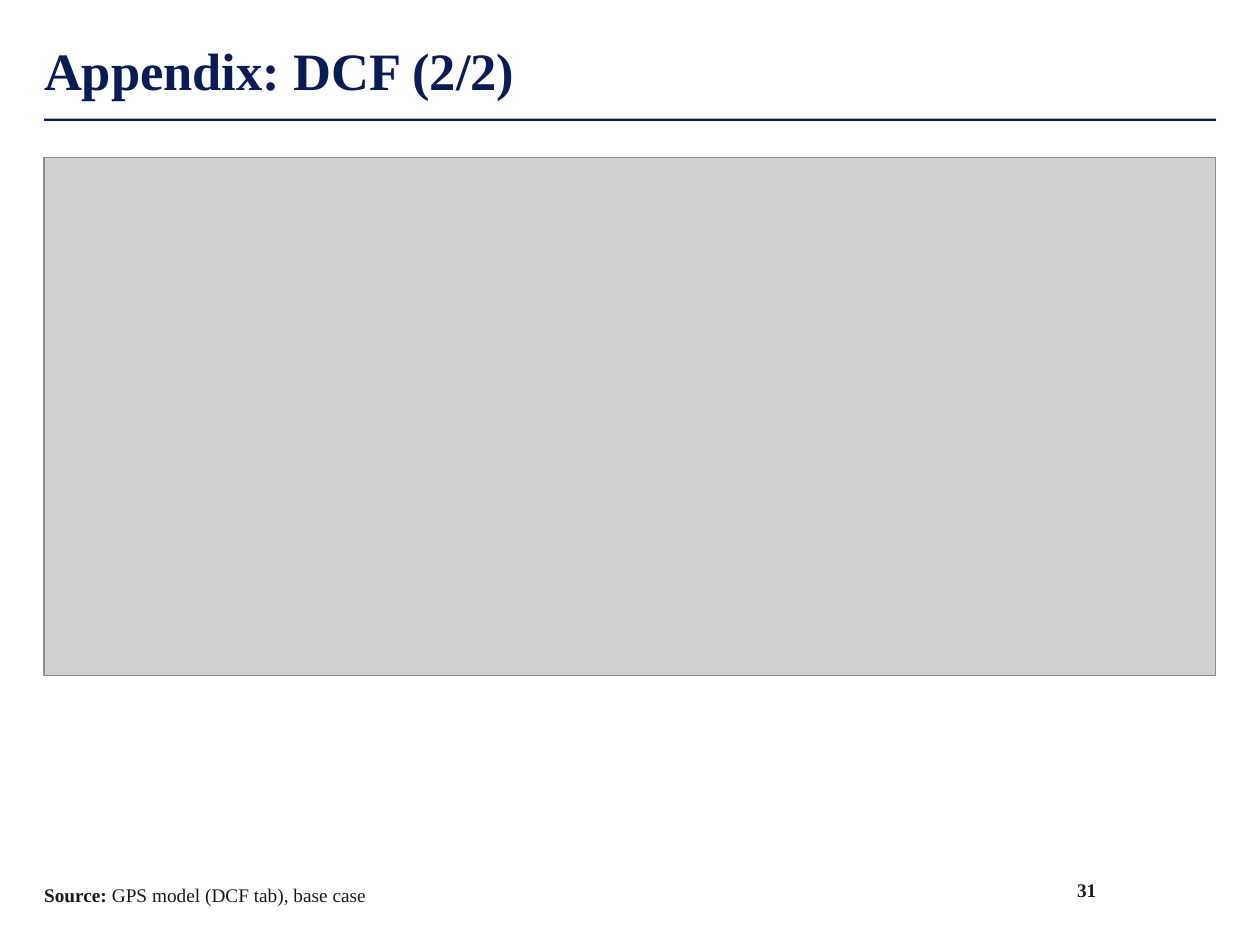
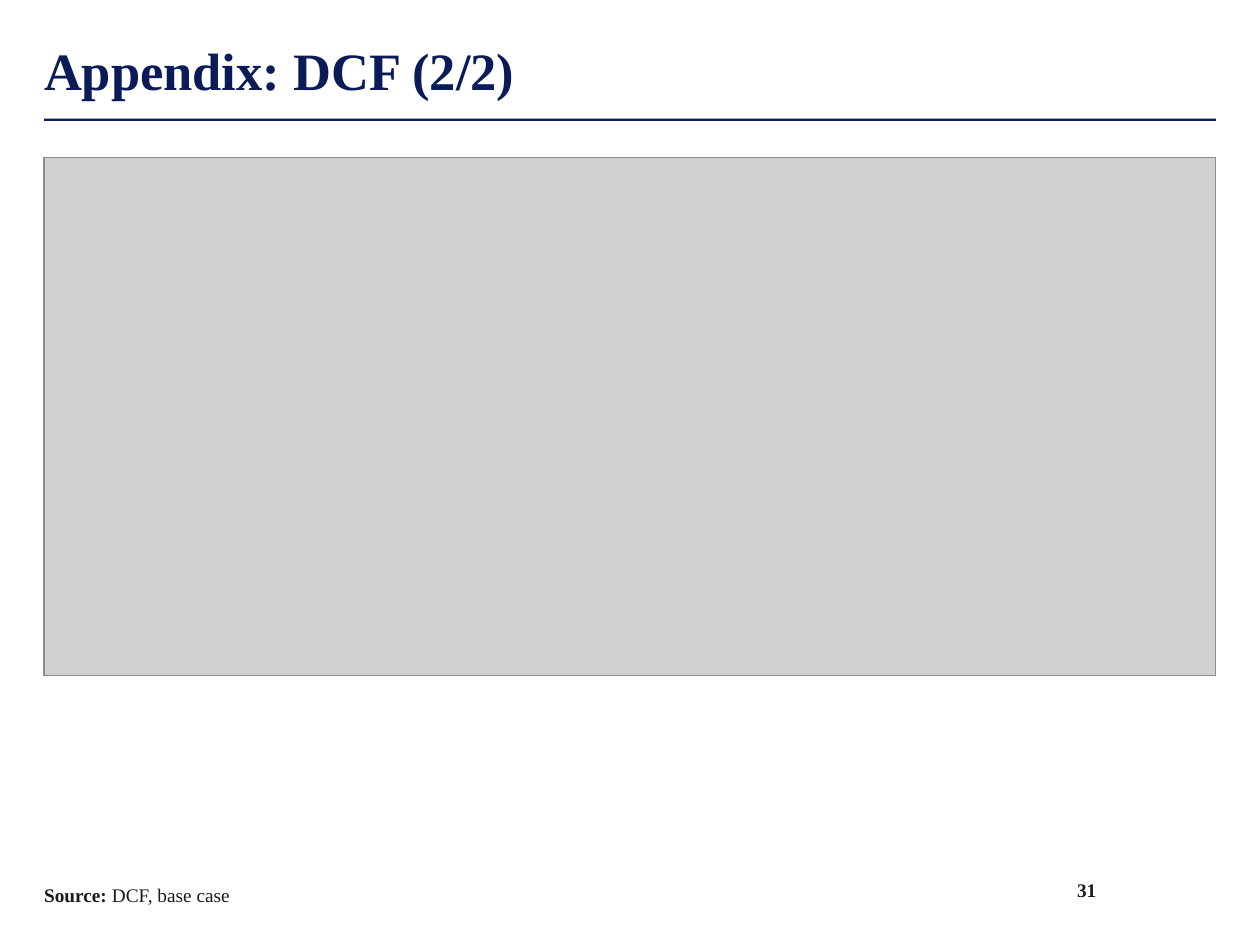
Before and after one commit to maxlsmls-dot/SPOT, a slide deck: slide 31 of deck/FTAI_Long_Pitch.pptx. Drawn at 1260x945 pixels with LibreOffice and Linux fonts; fonts in the diff are those of the drawing; grey boxes stand for pictures; background and template pictures are left out. Boxes give left, top, right and bottom in pixels: in the first picture for what was removed or moved away, otherwise in the second. Text is boxed around its words. In the diff, an @@ line names an element or a change of style, - is before the commit and + after.

```diff
--- a/deck/FTAI_Long_Pitch.pptx
+++ b/deck/FTAI_Long_Pitch.pptx
@@ text at (44,888,230,905): text changed @@
-Source: GPS model (DCF tab), base case
+Source: DCF, base case
```
Also in this commit, not shown: 25 other slides changed, 1 other file.
